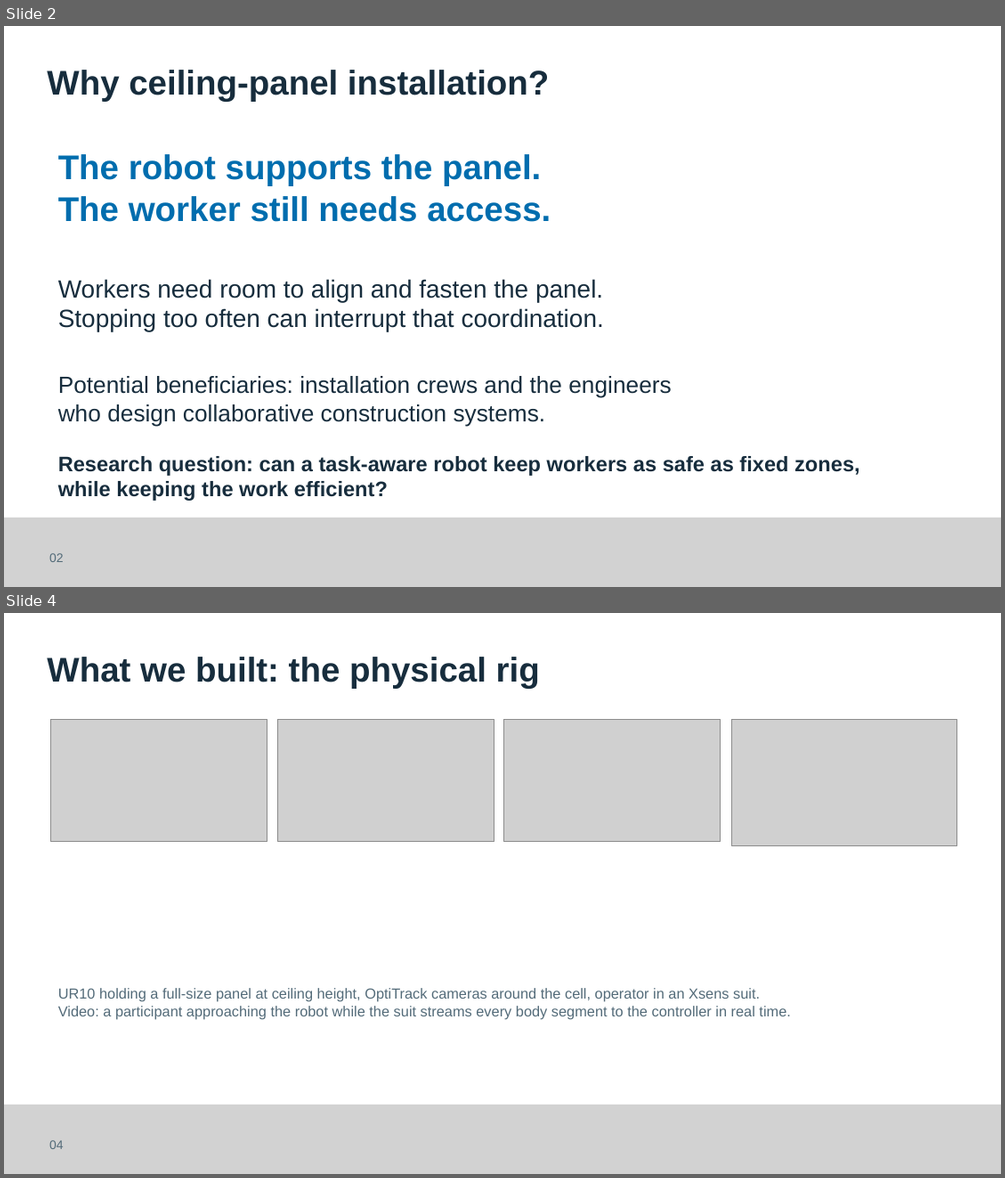
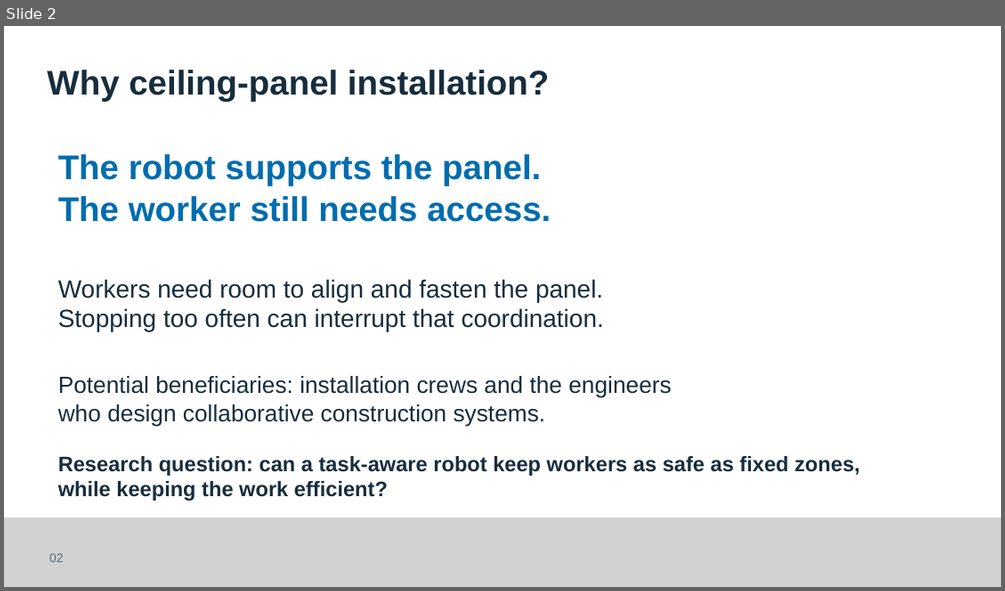
Before and after one commit to Kingwu12/adaptive-hrc-safety-system, a slide deck: presentation/FYP-assessment-presentation-v4.pptx. Shown one above the other, each under a label of ours: slides 2 and 4 before the commit, slide 2 after it; the slides between them are not shown. The pictures are 1005x1178 and 1005x591 pixels, drawn with LibreOffice and Linux fonts; fonts in the diff are those of the drawing; grey boxes stand for pictures. Boxes give left, top, right and bottom in pixels: in the first picture for what was removed or moved away, otherwise in the second. Text is boxed around its words. In the diff, an @@ line names an element or a change of style, - is before the commit and + after.

```diff
--- a/presentation/FYP-assessment-presentation-v4.pptx
+++ b/presentation/FYP-assessment-presentation-v4.pptx
@@ slide 4 removed at [4, 613, 1001, 1174], background #FFFFFF; not listed: 1 template element that a slide beside it also shows @@
@@ text removed at [47, 657, 540, 689] @@
-What we built: the physical rig
@@ picture removed at [50, 719, 267, 841] @@
@@ picture removed at [277, 719, 494, 841] @@
@@ picture removed at [503, 719, 720, 841] @@
@@ picture removed at [732, 719, 956, 845] @@
@@ text removed at [58, 988, 790, 1020] @@
-UR10 holding a full-size panel at ceiling height, OptiTrack cameras around the cell, operator in an Xsens suit.
-Video: a participant approaching the robot while the suit streams every body segment to the controller in real time.
@@ text removed at [49, 1140, 64, 1149] @@
-04
```
Also in this commit, not shown: 12 slides changed, 3 other slides removed, 1 other file.
